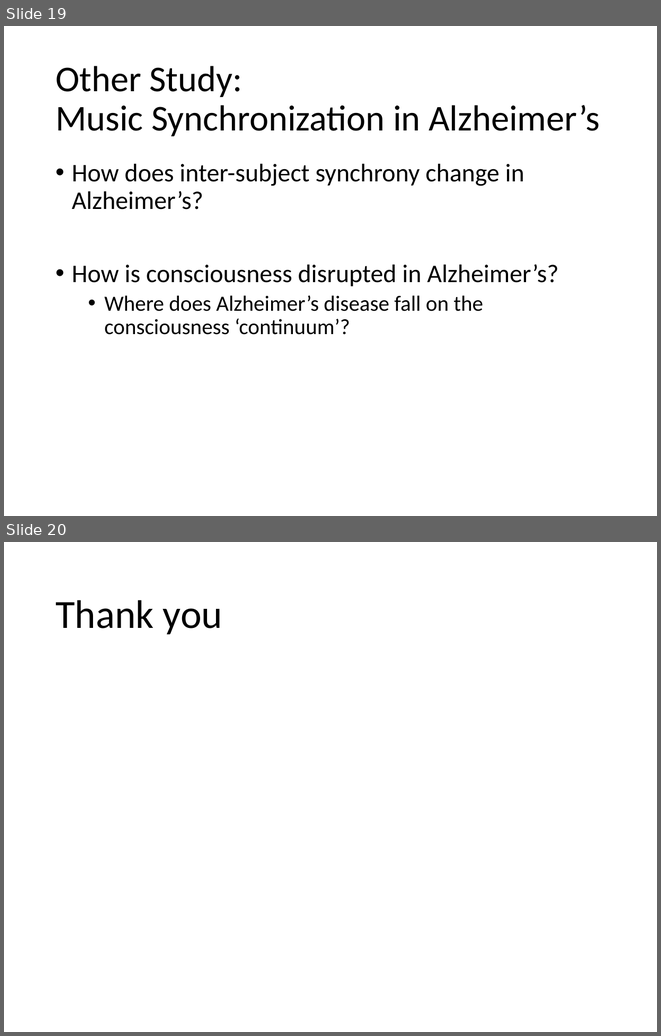
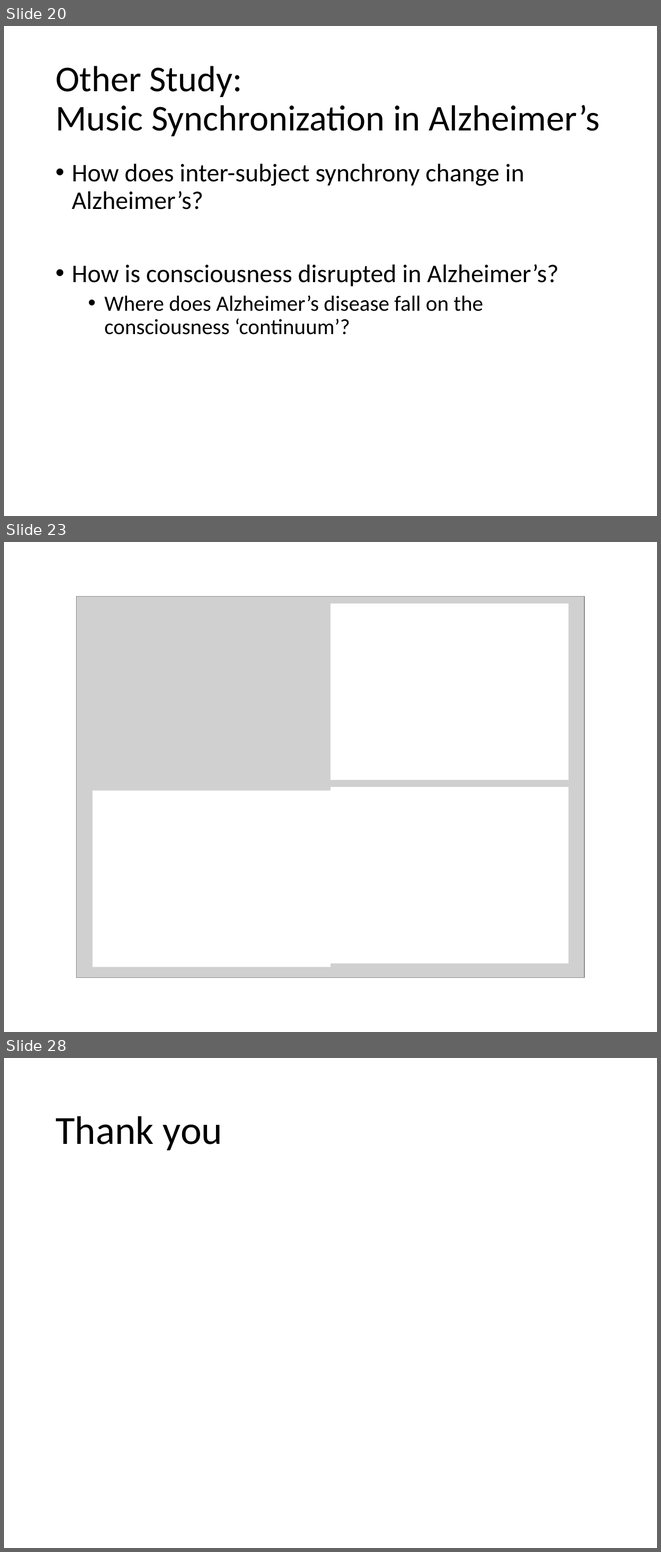
Before and after one commit to asternin/PhDProject, a slide deck: Meetings/2017.09.06-LabRetreat.pptx. Shown one above the other, each under a label of ours: slides 19 and 20 before the commit, slides 20, 23 and 28 after it; the slides between them are not shown. The pictures are 661x1036 and 661x1552 pixels, drawn with LibreOffice and Linux fonts; fonts in the diff are those of the drawing; grey boxes stand for pictures. Boxes give left, top, right and bottom in pixels: in the first picture for what was removed or moved away, otherwise in the second. Text is boxed around its words. In the diff, an @@ line names an element or a change of style, - is before the commit and + after.

```diff
--- a/Meetings/2017.09.06-LabRetreat.pptx
+++ b/Meetings/2017.09.06-LabRetreat.pptx
@@ slide 23 added at (x1=4, y1=542, x2=657, y2=1032), background #FFFFFF @@
@@ picture added at (x1=77, y1=596, x2=584, y2=977) @@
@@ rectangle added at (x1=330, y1=603, x2=568, y2=779), fill #FFFFFF @@
@@ rectangle added at (x1=93, y1=790, x2=330, y2=967), fill #FFFFFF @@
@@ rectangle added at (x1=330, y1=787, x2=568, y2=963), fill #FFFFFF @@
@@ what was slide 19 is now slide 20 @@
@@ what was slide 20 is now slide 28 @@
```
Also in this commit, not shown: 1 slide changed, 7 other slides added, 12 other files.
